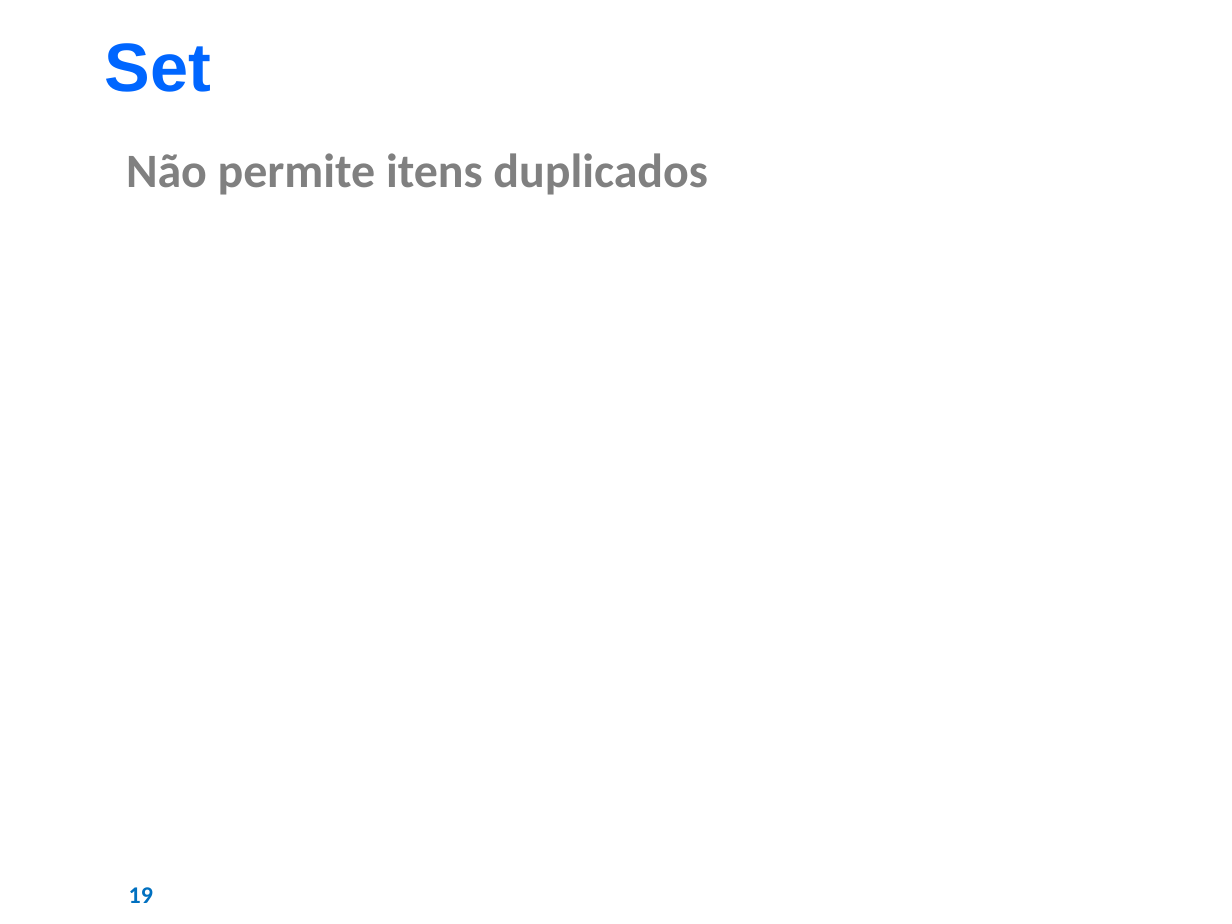
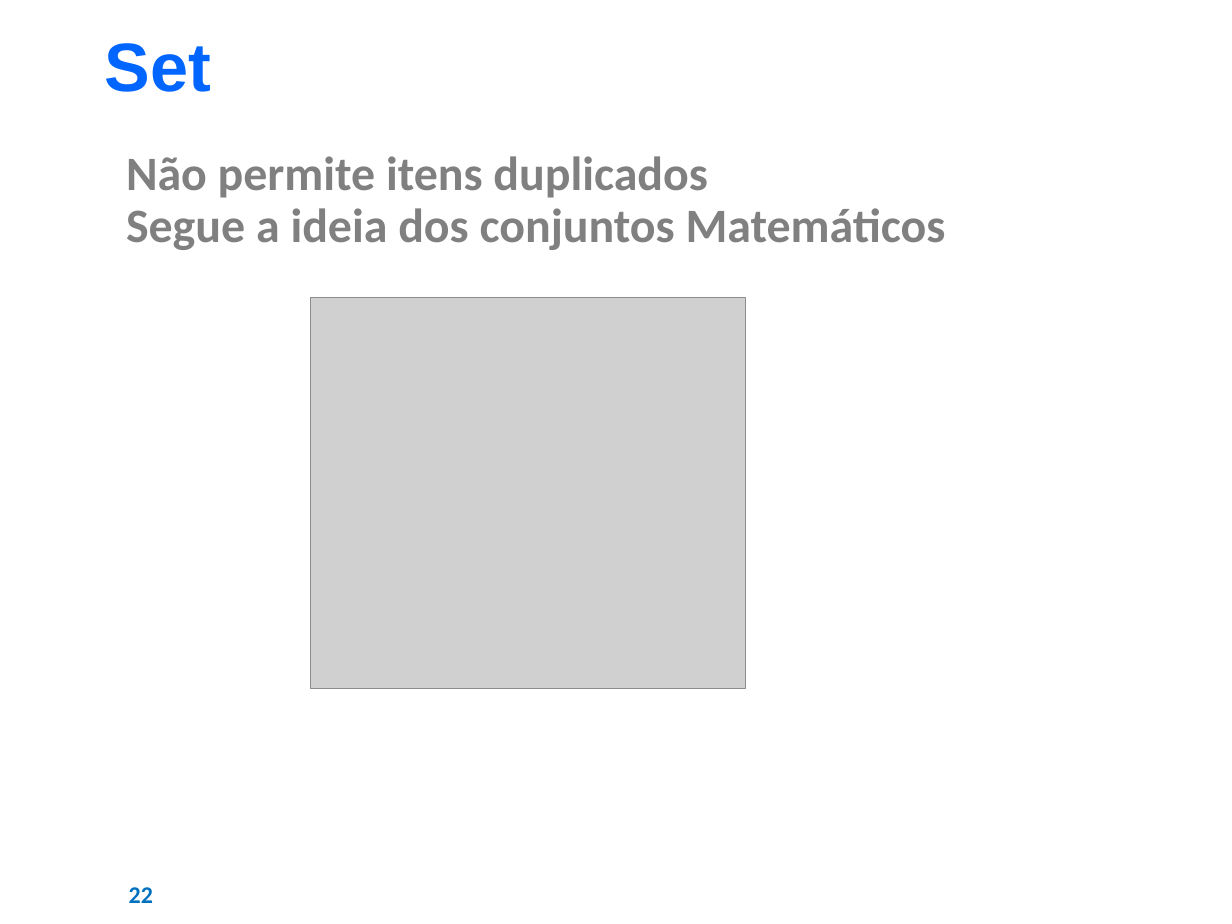
Before and after one commit to AJKFreitas/collections-learning, a slide deck: slide 22 of Estudos - Collections Framework.pptx (slide 19 before the commit). Drawn at 1232x924 pixels with LibreOffice and Linux fonts; fonts in the diff are those of the drawing; grey boxes stand for pictures; background and template pictures are left out. Boxes give left, top, right and bottom in pixels: in the first picture for what was removed or moved away, otherwise in the second. Text is boxed around its words. In the diff, an @@ line names an element or a change of style, - is before the commit and + after.

```diff
--- a/Estudos - Collections Framework.pptx
+++ b/Estudos - Collections Framework.pptx
@@ text at (x1=126, y1=208, x2=946, y2=250): paragraph added @@
+● Segue a ideia dos conjuntos Matemáticos
@@ picture added at (x1=310, y1=297, x2=745, y2=689) @@
@@ page number at (x1=129, y1=887, x2=153, y2=903): text changed @@
-19
+22
```
Also in this commit, not shown: 15 other slides changed, 6 slides added, 2 slides removed, 1 other file.
